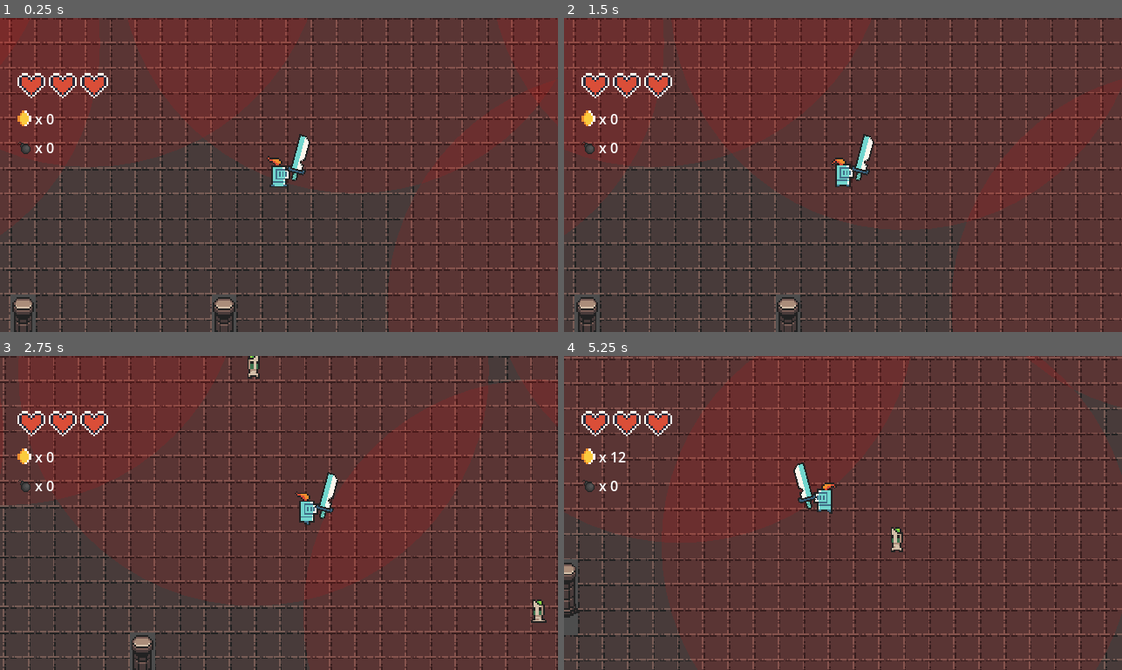
Above: before the commit, frames 1-4 (two rows, left to right).
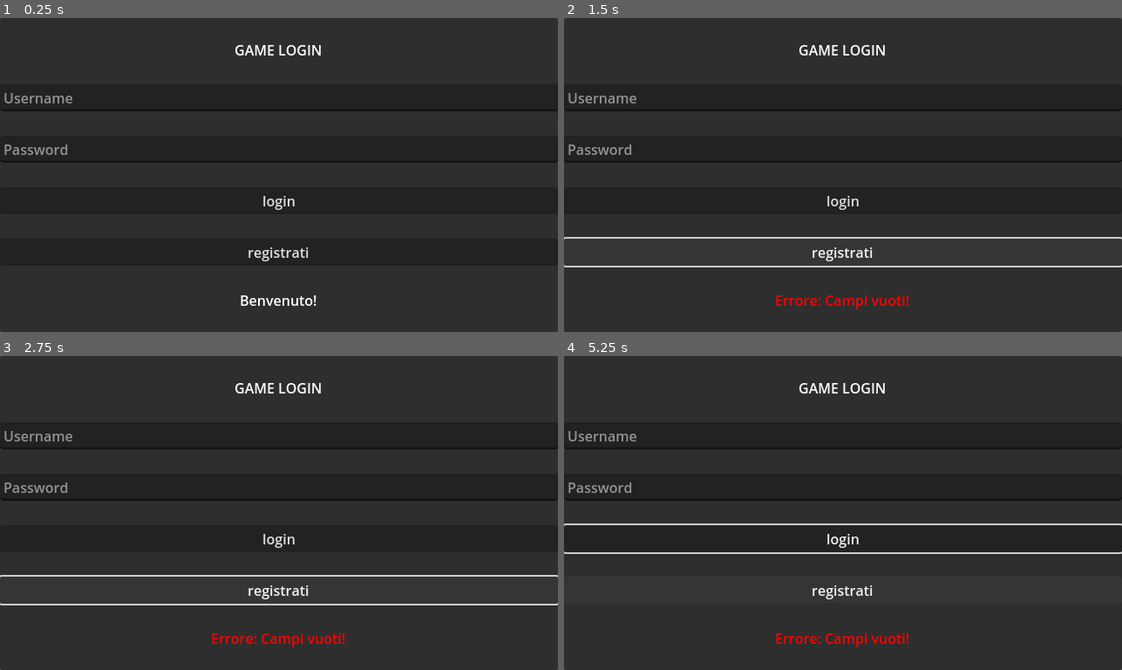
Above: after the commit, the same moments.

Repository: dadifr/Mobile_comp_Godot
Game: Godot game, scene res://scenes/LoginScreen.tscn
The game is run twice, just before and just after one commit, with the same random seed, the same clock (stepped at 60 frames per second) and the same inputs. Before the commit the project starts from res://scenes/world.tscn.
Inputs (mouse positions are in pixels of both pictures, inside the frame that each line leads up to):
- Up to frame 1 (0.25 s): no input
- Up to frame 2 (1.5 s): click (843, 200) at 0.5 s, where only the run after the commit has a clickable "login"; click (843, 253) at 1.25 s, where only the run after the commit has a clickable "registrati"
- Up to frame 3 (2.75 s): hold Right (ui_right) from 2.03 s (still down); tap Space (attack) at 2.1 s
- Up to frame 4 (5.25 s): release Right (ui_right) at 2.78 s; hold Down (ui_down) 2.78-3.53 s; tap Shift (dash) at 2.85 s; hold Right (ui_right) 3.53-4.28 s; tap F (interact) at 3.6 s; hold Up (ui_up) 4.28-5.03 s; tap E (place_bomb) at 4.35 s; hold Left (ui_left) from 5.03 s (still down); hold M from 5.03 s (still down)

The runs differ from the first frame. In frame 1, 93% of the frame differs, in the area x 0-100%, y 0-100%; in frame 2, 88%; in frame 3, 91%; in frame 4, 92%.

Commit message:
sistema di login
aggiunto il sistema di registrazione e login, con a seguire schermata di impostazioni con possibilita di modifica di volume e risoluzione, la registrazione al momento rimane locale (offline), salvata sul proprio dispositivo soltanto

Diff:
--- a/project.godot
+++ b/project.godot
@@ -11,7 +11,7 @@
 [application]
 
 config/name="esame1"
-run/main_scene="uid://c7qn6reikqpwx"
+run/main_scene="uid://bjk1sij5hryim"
 config/features=PackedStringArray("4.5", "Mobile")
 config/icon="res://icon.svg"
 
--- /dev/null
+++ b/scenes/LoginScreen.tscn
@@ -0,0 +1,52 @@
+[gd_scene load_steps=2 format=3 uid="uid://bjk1sij5hryim"]
+
+[ext_resource type="Script" uid="uid://27v3f8x20ygv" path="res://scripts/LoginScreen.gd" id="1_qucne"]
+
+[node name="LoginScreen" type="Control"]
+layout_mode = 3
+anchors_preset = 15
+anchor_right = 1.0
+anchor_bottom = 1.0
+grow_horizontal = 2
+grow_vertical = 2
+script = ExtResource("1_qucne")
+
+[node name="Panel" type="Panel" parent="."]
+layout_mode = 0
+offset_right = 640.0
+offset_bottom = 360.0
+
+[node name="VBoxContainer" type="VBoxContainer" parent="."]
+layout_mode = 0
+offset_right = 640.0
+offset_bottom = 360.0
+theme_override_constants/separation = 28
+alignment = 1
+
+[node name="Label" type="Label" parent="VBoxContainer"]
+layout_mode = 2
+text = "GAME LOGIN"
+horizontal_alignment = 1
+
+[node name="UsernameInput" type="LineEdit" parent="VBoxContainer"]
+layout_mode = 2
+placeholder_text = "Username"
+
+[node name="PasswordInput" type="LineEdit" parent="VBoxContainer"]
+layout_mode = 2
+placeholder_text = "Password"
+secret = true
+secret_character = "*"
+
+[node name="LoginButton" type="Button" parent="VBoxContainer"]
+layout_mode = 2
+text = "login"
+
+[node name="RegisterButton" type="Button" parent="VBoxContainer"]
+layout_mode = 2
+text = "registrati"
+
+[node name="StatusLabel" type="Label" parent="VBoxContainer"]
+layout_mode = 2
+text = "Benvenuto!"
+horizontal_alignment = 1
--- /dev/null
+++ b/scenes/SettingsMenu.tscn
@@ -0,0 +1,57 @@
+[gd_scene load_steps=2 format=3 uid="uid://byxgdifc1jnr"]
+
+[ext_resource type="Script" uid="uid://bopcypak2ir8s" path="res://scripts/SettingsMenu.gd" id="1_yelko"]
+
+[node name="SettingsMenu" type="Control"]
+layout_mode = 3
+anchors_preset = 15
+anchor_right = 1.0
+anchor_bottom = 1.0
+grow_horizontal = 2
+grow_vertical = 2
+script = ExtResource("1_yelko")
+
+[node name="Panel" type="Panel" parent="."]
+layout_mode = 0
+offset_right = 640.0
+offset_bottom = 360.0
+
+[node name="VBoxContainer" type="VBoxContainer" parent="."]
+layout_mode = 0
+offset_right = 640.0
+offset_bottom = 360.0
+theme_override_constants/separation = 24
+
+[node name="Settings" type="Label" parent="VBoxContainer"]
+layout_mode = 2
+text = "IMPOSTAZIONI"
+horizontal_alignment = 1
+
+[node name="HSeparator" type="HSeparator" parent="VBoxContainer"]
+layout_mode = 2
+
+[node name="volume" type="Label" parent="VBoxContainer"]
+layout_mode = 2
+text = "Volume Generale"
+horizontal_alignment = 1
+
+[node name="VolumeSlider" type="HSlider" parent="VBoxContainer"]
+layout_mode = 2
+max_value = 1.0
+step = 0.05
+value = 1.0
+
+[node name="risolution" type="Label" parent="VBoxContainer"]
+layout_mode = 2
+text = "Risoluzione"
+horizontal_alignment = 1
+
+[node name="ResOptionButton" type="OptionButton" parent="VBoxContainer"]
+layout_mode = 2
+
+[node name="HSeparator2" type="HSeparator" parent="VBoxContainer"]
+layout_mode = 2
+
+[node name="PlayButton" type="Button" parent="VBoxContainer"]
+layout_mode = 2
+text = "GIOCA"
--- /dev/null
+++ b/scripts/LoginScreen.gd
@@ -0,0 +1,93 @@
+extends Control
+
+# --- RIFERIMENTI AI NODI ---
+@onready var username_input = $VBoxContainer/UsernameInput
+@onready var password_input = $VBoxContainer/PasswordInput
+@onready var status_label = $VBoxContainer/StatusLabel
+
+# --- PERCORSO DEL FILE DI SALVATAGGIO ---
+# "user://" è una cartella sicura creata da Godot sul PC del giocatore
+var save_path = "user://user_data.save"
+
+# Un dizionario per tenere in memoria tutti gli utenti registrati
+# Formato: { "Mario": "1234", "Luigi": "segreto" }
+var user_database = {}
+
+
+var game_scene_path = "res://scenes/SettingsMenu.tscn"
+
+func _ready():
+	# 1. Carichiamo i dati esistenti appena si apre il gioco
+	load_data()
+
+	# 2. Colleghiamo i segnali dei pulsanti
+	$VBoxContainer/LoginButton.pressed.connect(_on_login_pressed)
+	$VBoxContainer/RegisterButton.pressed.connect(_on_register_pressed)
+
+func _on_register_pressed():
+	var user = username_input.text
+	var passw = password_input.text
+
+	# Validazione base
+	if user == "" or passw == "":
+		status_label.text = "Errore: Campi vuoti!"
+		status_label.modulate = Color.RED
+		return
+
+	# Controlliamo se l'utente esiste già
+	if user_database.has(user):
+		status_label.text = "Errore: Utente già esistente!"
+		status_label.modulate = Color.RED
+		return
+
+	# REGISTRAZIONE
+	user_database[user] = passw # Salviamo nel dizionario
+	save_data() # Scriviamo su file
+
+	status_label.text = "Registrazione completata! Ora fai Login."
+	status_label.modulate = Color.GREEN
+
+	# Puliamo i campi
+	username_input.text = ""
+	password_input.text = ""
+
+func _on_login_pressed():
+	var user = username_input.text
+	var passw = password_input.text
+
+	# Controlliamo se l'utente esiste
+	if not user_database.has(user):
+		status_label.text = "Errore: Utente non trovato!"
+		status_label.modulate = Color.RED
+		return
+
+	# Controlliamo la password
+	if user_database[user] == passw:
+		status_label.text = "Login Riuscito! Caricamento..."
+		status_label.modulate = Color.GREEN
+
+		# --- TRANSIZIONE AL GIOCO ---
+		await get_tree().create_timer(0.5).timeout
+		get_tree().change_scene_to_file(game_scene_path)
+
+	else:
+		status_label.text = "Errore: Password Sbagliata!"
+		status_label.modulate = Color.RED
+
+# --- GESTIONE SALVATAGGIO SU DISCO ---
+
+func save_data():
+	var file = FileAccess.open(save_path, FileAccess.WRITE)
+	file.store_var(user_database)
+	file.close()
+	print("Database salvato.")
+
+func load_data():
+	if not FileAccess.file_exists(save_path):
+		print("Nessun salvataggio trovato, database vuoto.")
+		return # Nessun file da caricare
+
+	var file = FileAccess.open(save_path, FileAccess.READ)
+	user_database = file.get_var()
+	file.close()
+	print("Database caricato: ", user_database)
--- /dev/null
+++ b/scripts/SettingsMenu.gd
@@ -0,0 +1,68 @@
+extends Control
+
+# --- RIFERIMENTI ---
+@onready var volume_slider = $VBoxContainer/VolumeSlider
+@onready var res_option = $VBoxContainer/ResOptionButton
+
+# Percorso del gioco vero e proprio
+var game_scene_path = "res://scenes/character_selection.tscn"
+
+# Indice del Bus Audio "Master" (il volume principale)
+var master_bus_index
+
+func _ready():
+	# 1. SETUP AUDIO
+	master_bus_index = AudioServer.get_bus_index("Master")
+	# Impostiamo lo slider al volume attuale
+	volume_slider.value = db_to_linear(AudioServer.get_bus_volume_db(master_bus_index))
+
+	# 2. SETUP RISOLUZIONE
+	add_resolutions()
+
+	# 3. COLLEGAMENTI SEGNALI
+	volume_slider.value_changed.connect(_on_volume_changed)
+	res_option.item_selected.connect(_on_resolution_selected)
+	$VBoxContainer/PlayButton.pressed.connect(_on_play_pressed)
+
+func add_resolutions():
+	# Aggiungiamo le opzioni al menu a tendina
+	res_option.add_item("1920 x 1080 (Full HD)") # ID 0
+	res_option.add_item("1280 x 720 (HD)")       # ID 1
+	res_option.add_item("1152 x 648 (Default)")  # ID 2
+	res_option.add_item("FullScreen (Schermo Intero)") # ID 3
+
+	# Selezioniamo di default la 1152x648 (o quella che preferisci)
+	res_option.select(2)
+
+func _on_volume_changed(value):
+	# Convertiamo il valore lineare (0 a 1) in Decibel per Godot
+	# Se lo slider è a 0, mettiamo "Mute"
+	AudioServer.set_bus_volume_db(master_bus_index, linear_to_db(value))
+	AudioServer.set_bus_mute(master_bus_index, value < 0.05)
+
+func _on_resolution_selected(index):
+	match index:
+		0: # 1920x1080
+			DisplayServer.window_set_mode(DisplayServer.WINDOW_MODE_WINDOWED)
+			DisplayServer.window_set_size(Vector2i(1920, 1080))
+			center_window()
+		1: # 1280x720
+			DisplayServer.window_set_mode(DisplayServer.WINDOW_MODE_WINDOWED)
+			DisplayServer.window_set_size(Vector2i(1280, 720))
+			center_window()
+		2: # 1152x648
+			DisplayServer.window_set_mode(DisplayServer.WINDOW_MODE_WINDOWED)
+			DisplayServer.window_set_size(Vector2i(1152, 648))
+			center_window()
+		3: # FullScreen
+			DisplayServer.window_set_mode(DisplayServer.WINDOW_MODE_FULLSCREEN)
+
+func center_window():
+	# Centra la finestra nello schermo del monitor
+	var screen_center = DisplayServer.screen_get_position() + DisplayServer.screen_get_size() / 2
+	var window_size = DisplayServer.window_get_size()
+	DisplayServer.window_set_position(screen_center - window_size / 2)
+
+func _on_play_pressed():
+	# Avvia il gioco!
+	get_tree().change_scene_to_file(game_scene_path)
Not shown, added: scripts/LoginScreen.gd.uid
Not shown, added: scripts/SettingsMenu.gd.uid
